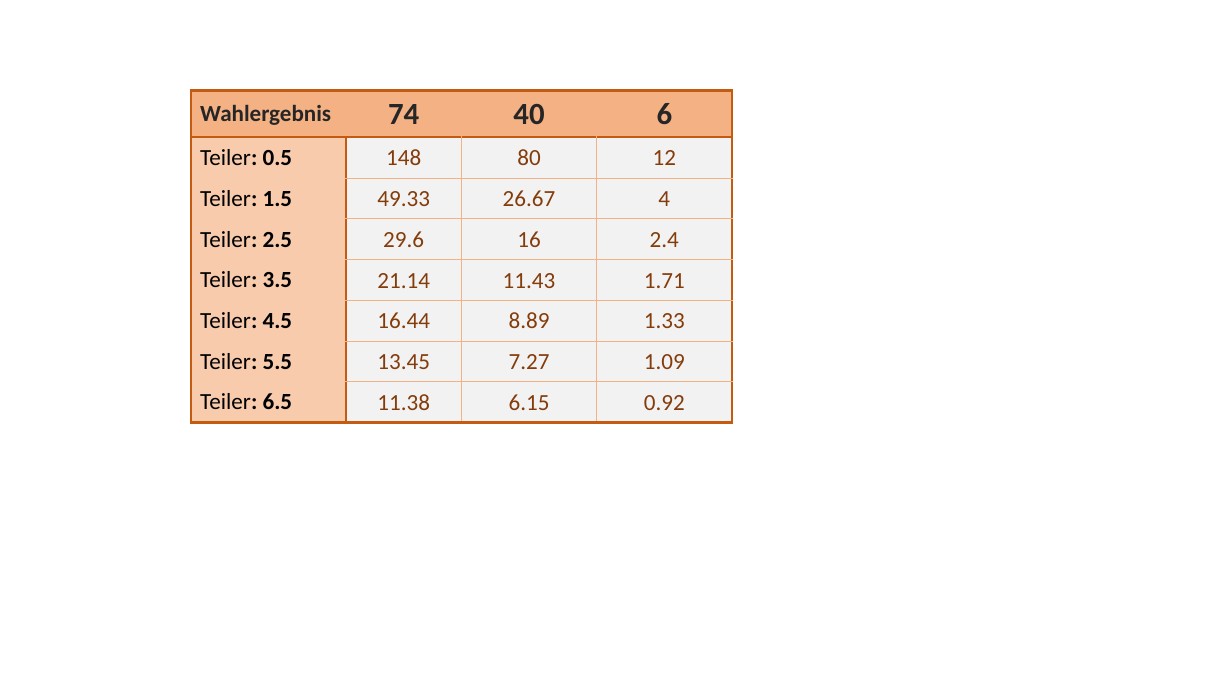
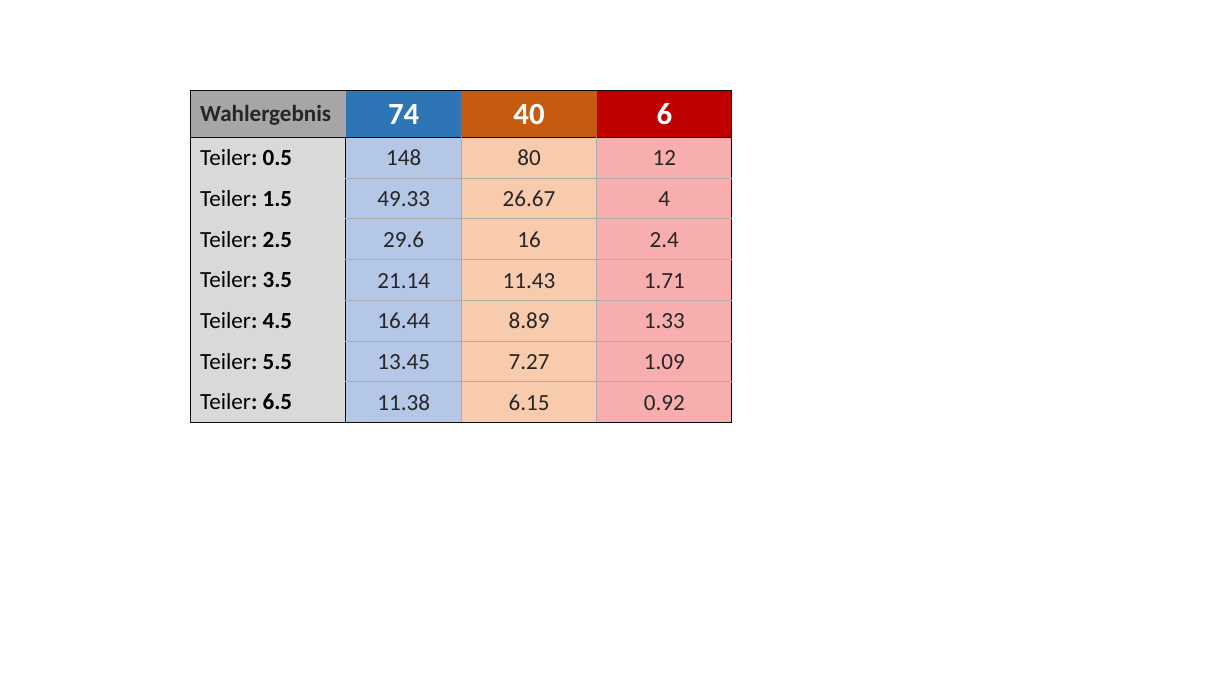
Before and after one commit to MI-Didaktik/Wahlsysteme, a slide deck: slide 18 of Bilder/Bilder.pptx. Drawn at 1232x693 pixels with LibreOffice and Linux fonts; fonts in the diff are those of the drawing. Boxes give left, top, right and bottom in pixels: in the first picture for what was removed or moved away, otherwise in the second. Text is boxed around its words. In the diff, an @@ line names an element or a change of style, - is before the commit and + after.

```diff
--- a/Bilder/Bilder.pptx
+++ b/Bilder/Bilder.pptx
@@ table at [191,91,732,422] @@
@@ fill #F4B183 to #A6A6A6 in row 1, column 1 @@
@@ fill #F4B183 to #2E75B6 in row 1, column 2 @@
@@ fill #F4B183 to #C55A11 in row 1, column 3 @@
@@ fill #F4B183 to #C00000 in row 1, column 4 @@
@@ fill #F8CBAD to #D9D9D9 in 7 cells @@
@@ fill #F2F2F2 to #B4C7E7 in 7 cells @@
@@ fill #F2F2F2 to #F8CBAD in 7 cells @@
@@ fill #F2F2F2 to #F8AEAE in 7 cells @@
@@ text colour #262626 to #FFFFFF in "74", "40", "6" @@
@@ text colour #843C0B to #262626 in "148", "80", "12", "49.33" and 17 more places @@
@@ borders changed @@
```
Also in this commit, not shown: 1 other slide changed, 1 slide added, 6 other files.
